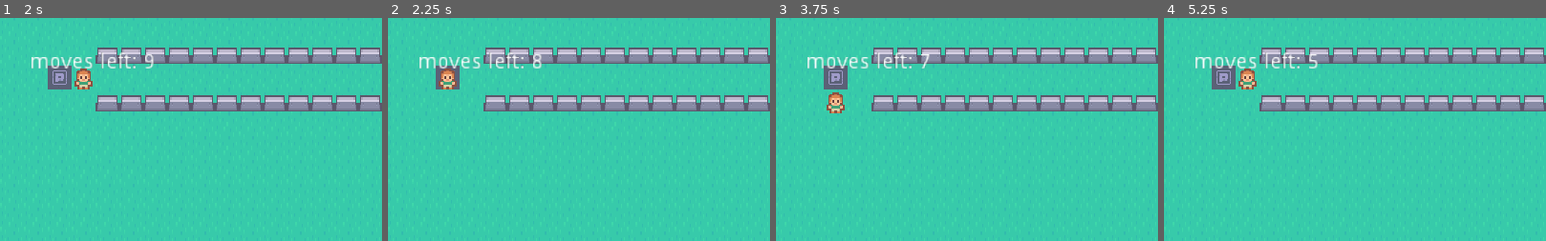
Above: before the commit, frames 1-4 (left to right).
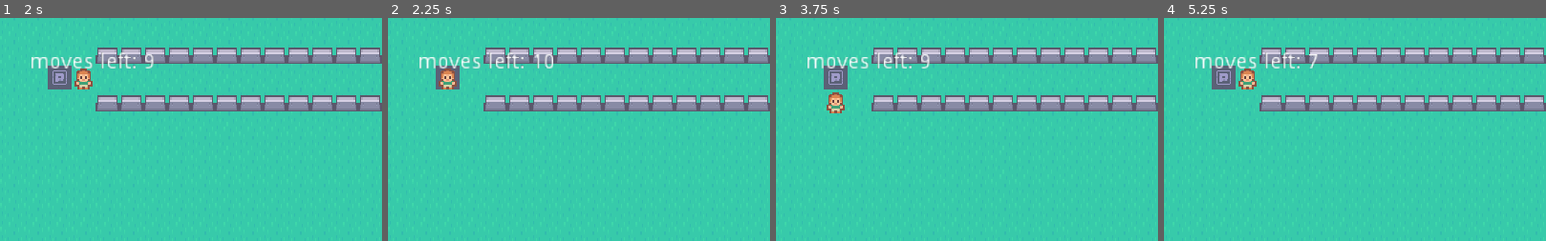
Above: after the commit, the same moments.

Repository: dsg-jam/LD50
Game: Godot game, scene res://scenes/playground.tscn
The game is run twice, just before and just after one commit, with the same random seed, the same clock (stepped at 60 frames per second) and the same inputs.
Inputs:
- Up to frame 1 (2 s): tap Enter at 0.5 s; hold Up (move_up) from 0.53 s (still down); tap Space at 1.25 s
- Up to frame 2 (2.25 s): tap Enter at 2 s; release Up (move_up) at 2.03 s; hold Left (move_left) from 2.03 s (still down)
- Up to frame 3 (3.75 s): tap Space at 2.75 s; tap Enter at 3.5 s; release Left (move_left) at 3.53 s; hold Down (move_down) from 3.53 s (still down)
- Up to frame 4 (5.25 s): tap Space at 4.25 s; release Down (move_down) at 4.28 s; hold Right (move_right) 4.28-5.03 s; hold Up (move_up) from 5.03 s (still down)
The pictures show only the part of the screen within x 0-50%, y 0-50%; the shares and areas given below are measured in that part.

Frame 1 is identical in both runs. In frame 2, 0.2% of the frame differs, in the area x 38-44%, y 16-23%; in frame 3, less than 0.1%; in frame 4, 0.1%.

Commit message:
charging

Diff:
--- a/scripts/player.gd
+++ b/scripts/player.gd
@@ -46,6 +46,8 @@
 
 func _on_Player_body_entered(body: Node) -> void:
 	if body.name == "Checkpoints":
+		moves_left = MAX_PLAYER_MOVES
+		emit_signal("update_moves_left_counter", moves_left)
 		print("Charging up, please stand by (this might take a wile...)")
 	elif body.name == "Target":
 		print("You completed this level successfully!")
